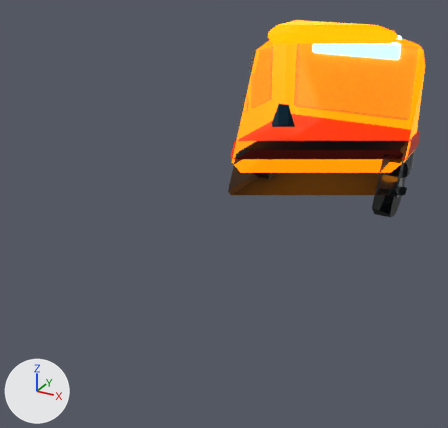
The glTF model public/models/bus.glb: old version first, new version second.
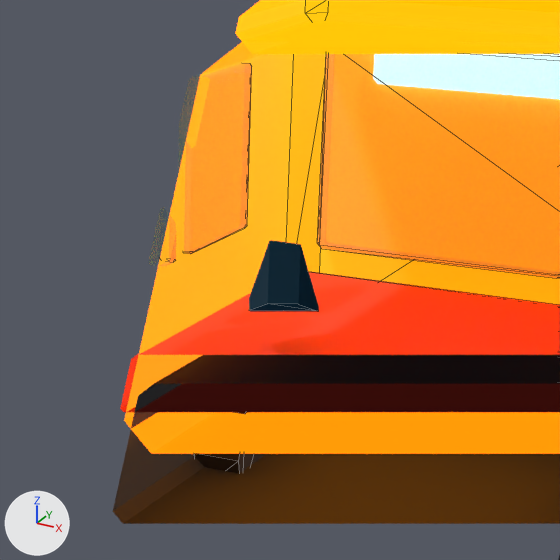
Old and new are each drawn whole from a camera (50 mm lens) standing at (3.32, -7.39, 4.25) and looking at (-0.43, -0.58, 0.85) and again close up on the part from 43% to 83% of the width and 6% to 48% of the height. Lighting does not change. The marker at lower left points along +X, +Y and +Z. The first two pictures are the older version. The close-ups show mesh edges as thin lines. Everything nearer to the camera than a plane just in front of the edit is cut away. Where no turn or scale is listed for an object, it has been applied to the vertices.

The older version as bpy lines, for what is in view:
```python
me_cube_001 = bpy.data.meshes.new('Cube.001')
me_cube_001.from_pydata(...)  # 24 vertices, 44 faces; spans x -1.24..1.24, y -3.4..3.4, z -1.0..1.0
me_cube_001.materials.append(mat_safety_yellow)  # orange #ffb835, glowing orange #ff8d00
me_cube_003 = bpy.data.meshes.new('Cube.003')
me_cube_003.from_pydata(...)  # 24 vertices, 44 faces; spans x -1.12..1.12, y -3.2..3.2, z -0.14..0.14
me_cube_003.materials.append(mat_safety_yellow)  # orange #ffb835, glowing orange #ff8d00
me_cube_022 = bpy.data.meshes.new('Cube.022')
me_cube_022.from_pydata(...)  # 24 vertices, 44 faces; spans x -1.27..1.27, y -3.38..3.38, z -0.14..0.14
me_cube_022.materials.append(mat_station_red)  # red #dd4235
ob_carbodyroofline = bpy.data.objects.new('CarBodyRoofLine', me_cube_003)
ob_carbodyroofline.location = (0.0, 0.0, 2.86)
ob_carbodyshell = bpy.data.objects.new('CarBodyShell', me_cube_001)
ob_carbodyshell.location = (0.0, 0.0, 1.78)
ob_stripe = bpy.data.objects.new('Stripe', me_cube_022)
ob_stripe.location = (0.0, 0.0, 1.12)
# also in view: 'Windshield' at (0.0, 3.34, 2.05); 'Passenger' at (-0.6, 1.76, 1.72); 'Wheel' at (-1.06, 2.45, 0.52); 'SideWindow' at (-1.24, 2.2, 2.15); 'SideWindow.002' at (-1.24, 1.3, 2.15)
```
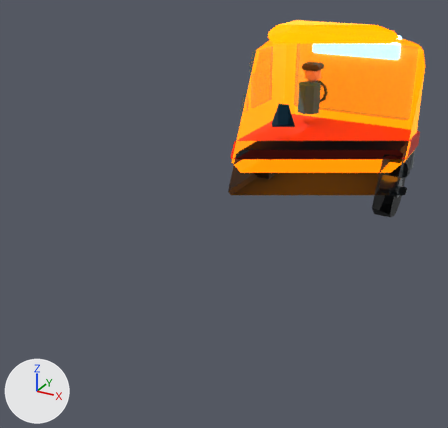
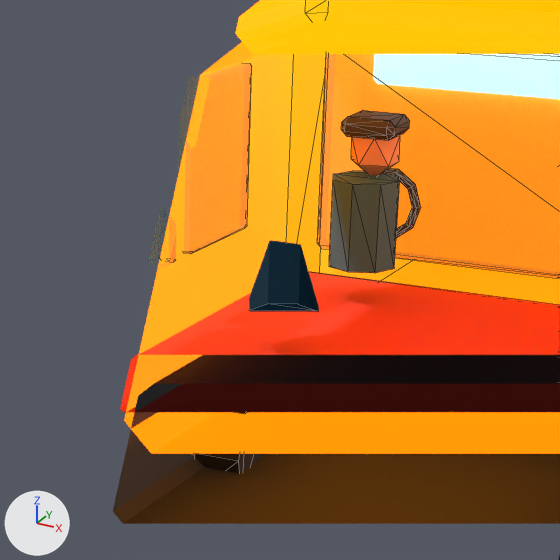
Where the change shows, as pixel boxes (x1, y1, x2, y2) in the close-ups (560 x 560 px):
'DriverTorso', added
    after: (329, 171, 400, 273)
'DriverHair', added
    after: (341, 110, 410, 140)
'DriverHead', added
    after: (351, 135, 400, 175)
'SteeringWheel', added
    after: (383, 168, 421, 238)

Patch to the scene script:
```diff
--- a/public/models/bus.glb.py
+++ b/public/models/bus.glb.py
@@ me_torus @@
+me_torus.from_pydata(...)  # 50 vertices, 100 faces; spans x -0.216..0.216, y -0.025..0.025, z -0.205..0.205
+me_torus.materials.append(mat_charcoal)  # dark grey #353c42
@@ me_cylinder_004_1 @@
+me_cylinder_004_1.from_pydata(...)  # an 8-sided cylinder along z spanning x -0.2..0.2, y -0.2..0.2, z -0.25..0.25
+me_cylinder_004_1.materials.append(mat_worker_blue)  # blue #387695
@@ me_icosphere_004 @@
+me_icosphere_004.from_pydata(...)  # an icosphere of 20 faces spanning x -0.143..0.143, y -0.136..0.136, z -0.18..0.18
+me_icosphere_004.materials.append(mat_skin)  # beige #e2af8e
@@ me_cube_018_1 @@
+me_cube_018_1.from_pydata(...)  # 24 vertices, 44 faces; spans x -0.16..0.16, y -0.15..0.15, z -0.055..0.055
+me_cube_018_1.materials.append(mat_charcoal)  # dark grey #353c42
@@ ob_steeringwheel @@
+ob_steeringwheel = bpy.data.objects.new('SteeringWheel', me_torus)
+ob_steeringwheel.location = (-0.62, 3.24, 1.76)
@@ ob_drivertorso @@
+ob_drivertorso = bpy.data.objects.new('DriverTorso', me_cylinder_004_1)
+ob_drivertorso.location = (-0.62, 2.9, 1.72)
@@ ob_driverhead @@
+ob_driverhead = bpy.data.objects.new('DriverHead', me_icosphere_004)
+ob_driverhead.location = (-0.62, 3.02, 2.12)
@@ ob_driverhair @@
+ob_driverhair = bpy.data.objects.new('DriverHair', me_cube_018_1)
+ob_driverhair.location = (-0.62, 3.0, 2.25)
```
